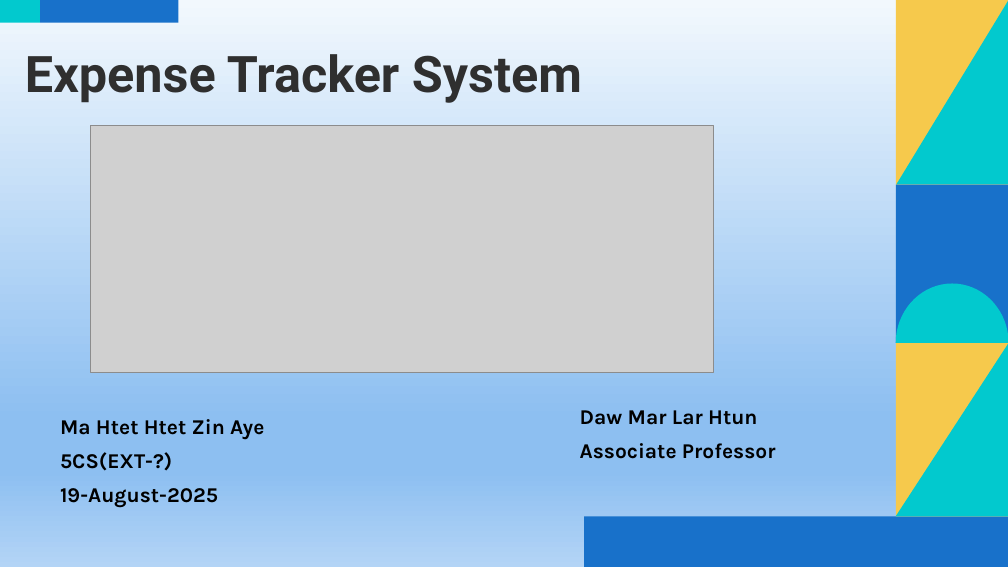
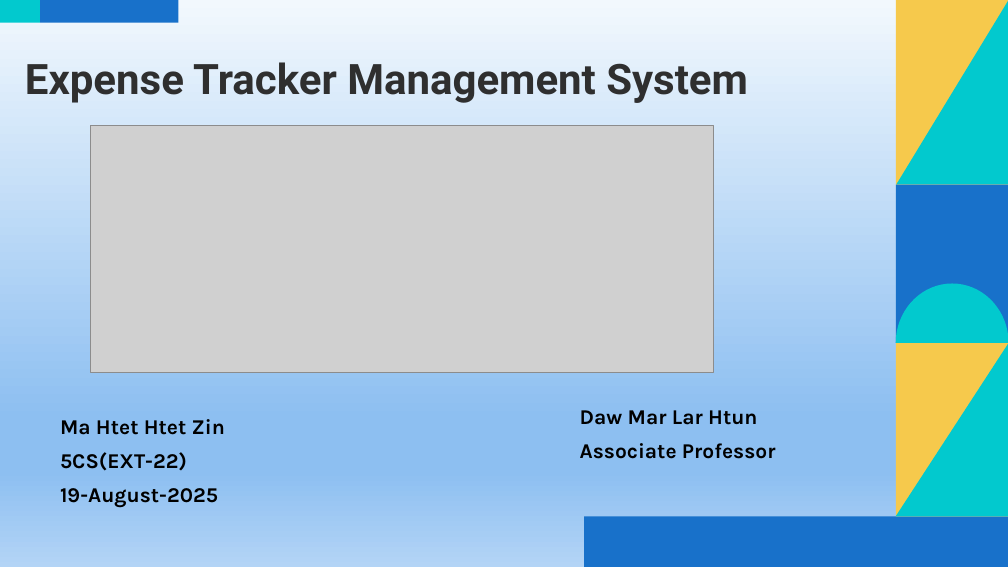
Before and after one commit to KodeX-Development-Lab/assignment-expense-tracker, a slide deck: slide 1 of docs/expense-tracker [Autosaved].pptx. Drawn at 1008x567 pixels with LibreOffice and Linux fonts; fonts in the diff are those of the drawing; grey boxes stand for pictures. Boxes give left, top, right and bottom in pixels: in the first picture for what was removed or moved away, otherwise in the second. Text is boxed around its words. In the diff, an @@ line names an element or a change of style, - is before the commit and + after.

```diff
--- a/docs/expense-tracker [Autosaved].pptx
+++ b/docs/expense-tracker [Autosaved].pptx
@@ title at box(25, 62, 748, 103): text changed; size 48 to 40 pt @@
-Expense Tracker System
+Expense Tracker Management System
@@ subtitle at box(60, 419, 225, 471): text changed @@
-Ma Htet Htet Zin Aye
-5CS(EXT-?)
+Ma Htet Htet Zin
+5CS(EXT-22)
```
Also in this commit, not shown: 2 other files.
